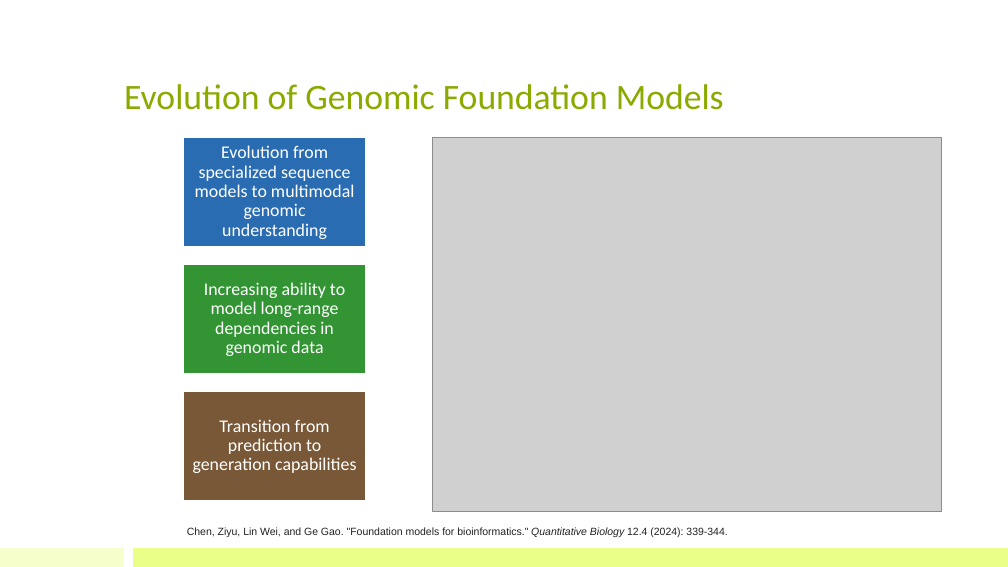
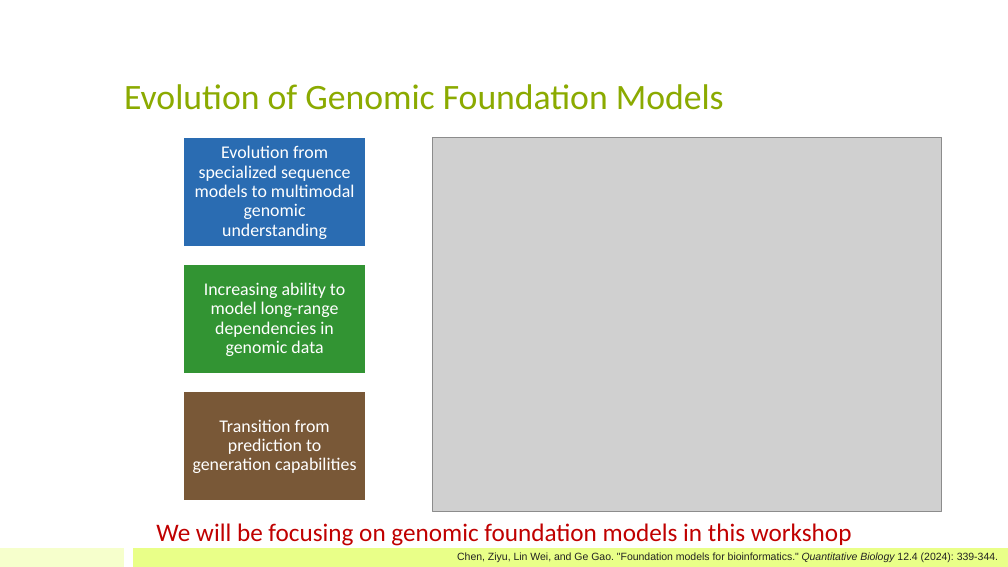
Before and after one commit to bioinfo-kaust/gfm-workshop, a slide deck: slide 7 of lecture_slides/1.day1_before_lunch/lecture_1a_intro_gfm.pptx. Drawn at 1008x567 pixels with LibreOffice and Linux fonts; fonts in the diff are those of the drawing; grey boxes stand for pictures. Boxes give left, top, right and bottom in pixels: in the first picture for what was removed or moved away, otherwise in the second. Text is boxed around its words. In the diff, an @@ line names an element or a change of style, - is before the commit and + after.

Commit message:
Update workshop lecture slides

```diff
--- a/lecture_slides/1.day1_before_lunch/lecture_1a_intro_gfm.pptx
+++ b/lecture_slides/1.day1_before_lunch/lecture_1a_intro_gfm.pptx
@@ text added at (156, 523, 852, 546), 24 pt, text #C00000 @@
+We will be focusing on genomic foundation models in this workshop
@@ text "Chen, Ziyu, Lin Wei, and ...": place and size @@
-text "Chen, Ziyu, Lin Wei, and ..." at (187, 527, 727, 537)
+text "Chen, Ziyu, Lin Wei, and ..." at (457, 552, 998, 562)
```
Also in this commit, not shown: 12 other slides changed, 2 other files.
